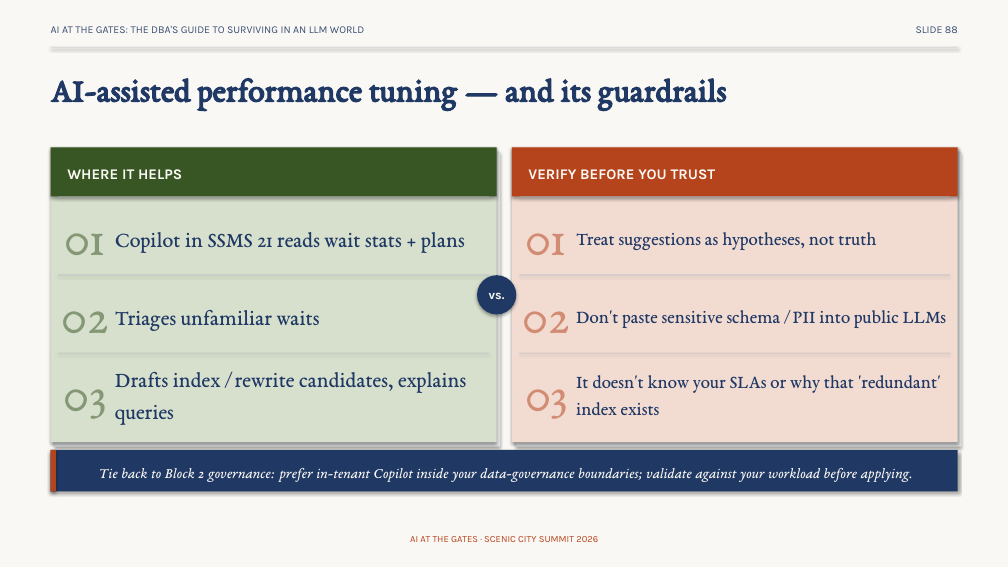
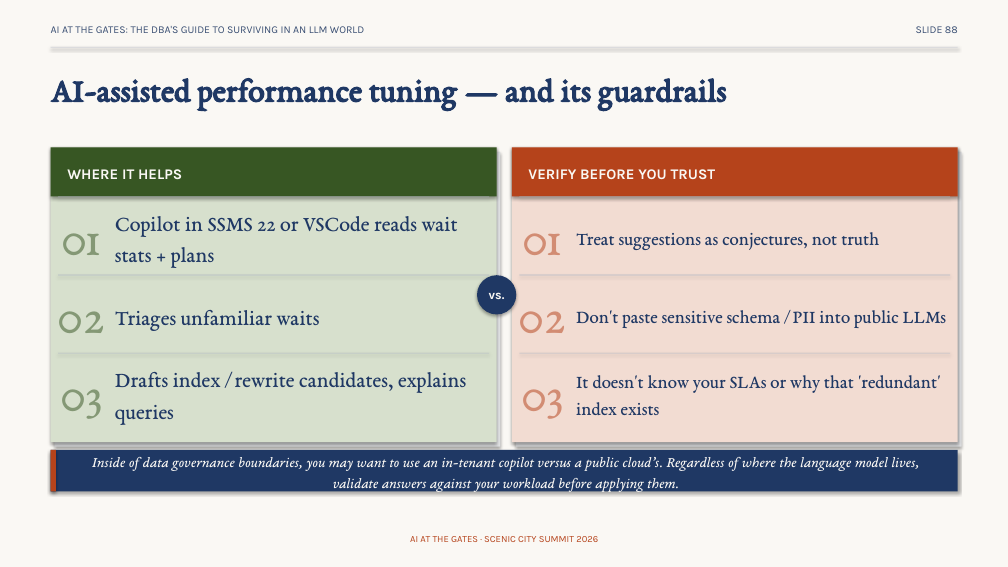
Before and after one commit to feaselkl/AI-at-the-Gates, a slide deck: slide 88 of slides/scenic-city-aigates-precon.pptx. Drawn at 1008x567 pixels with LibreOffice and Linux fonts; fonts in the diff are those of the drawing. Boxes give left, top, right and bottom in pixels: in the first picture for what was removed or moved away, otherwise in the second. Text is boxed around its words. In the diff, an @@ line names an element or a change of style, - is before the commit and + after.

```diff
--- a/slides/scenic-city-aigates-precon.pptx
+++ b/slides/scenic-city-aigates-precon.pptx
@@ text "01": place and size @@
-text "01" at [65, 233, 105, 255]
+text "01" at [61, 233, 101, 255]
@@ text "01": place and size @@
-text "01" at [526, 233, 566, 255]
+text "01" at [522, 233, 562, 255]
@@ text at [115, 216, 458, 268]: text changed @@
-Copilot in SSMS 21 reads wait stats + plans
+Copilot in SSMS 22 or VSCode reads wait stats + plans
@@ text at [576, 232, 879, 250]: text changed @@
-Treat suggestions as hypotheses, not truth
+Treat suggestions as conjectures, not truth
@@ text "03": place and size @@
-text "03" at [64, 389, 106, 419]
+text "03" at [60, 389, 102, 419]
@@ text "03": place and size @@
-text "03" at [525, 389, 567, 419]
+text "03" at [521, 389, 563, 419]
@@ text at [92, 457, 919, 493]: text changed @@
-Tie back to Block 2 governance: prefer in-tenant Copilot inside your data-governance boundaries; validate against your workload before applying.
+Inside of data governance boundaries, you may want to use an in-tenant copilot versus a public cloud’s. Regardless of where the language model lives, validate answers against your workload before applying them.
```
Also in this commit, not shown: 71 other slides changed, 2 slides added, 2 slides removed.
